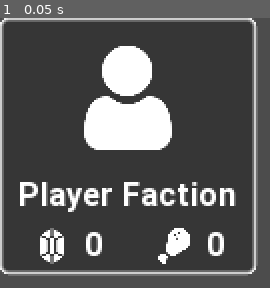
Above: before the commit, frame 1.
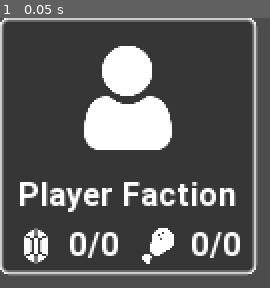
Above: after the commit, the same moment.

Repository: oatspear/obminion-hs
Game: Godot game, scene res://scenes/battle/ui/main/Commander.tscn
Two runs of this game, one before a commit and one after it. Both use one fixed random seed, a clock stepped at 60 frames per second and the inputs below. The project has no main scene, so this scene is started directly. The engine's default icon, where the game draws it, is replaced by a stand-in: a white triangle on a blue panel in a dark square.
Inputs:
- Up to frame 1 (0.05 s): no input

The runs differ from the first frame. In frame 1, 5.2% of the frame differs, in the area x 8-89%, y 77-92%.

Commit message:
Update Commander.tscn

Diff:
--- a/scenes/battle/ui/main/Commander.tscn
+++ b/scenes/battle/ui/main/Commander.tscn
@@ -17,13 +17,13 @@
 "_edit_use_anchors_": false
 }
 
-[node name="VBoxContainer" type="VBoxContainer" parent="."]
+[node name="Elements" type="VBoxContainer" parent="."]
 margin_left = 5.0
 margin_top = 5.0
 margin_right = 123.0
 margin_bottom = 126.0
 
-[node name="TextureRect" type="TextureRect" parent="VBoxContainer"]
+[node name="Portrait" type="TextureRect" parent="Elements"]
 margin_right = 118.0
 margin_bottom = 70.0
 rect_min_size = Vector2( 64, 64 )
@@ -33,7 +33,7 @@
 expand = true
 stretch_mode = 6
 
-[node name="Label" type="Label" parent="VBoxContainer"]
+[node name="NameLabel" type="Label" parent="Elements"]
 margin_top = 74.0
 margin_right = 118.0
 margin_bottom = 93.0
@@ -42,19 +42,21 @@
 align = 1
 clip_text = true
 
-[node name="HBoxContainer" type="HBoxContainer" parent="VBoxContainer"]
+[node name="Resources" type="HBoxContainer" parent="Elements"]
 margin_top = 97.0
 margin_right = 118.0
 margin_bottom = 121.0
 alignment = 1
 
-[node name="Gold" parent="VBoxContainer/HBoxContainer" instance=ExtResource( 3 )]
+[node name="Gold" parent="Elements/Resources" instance=ExtResource( 3 )]
 margin_right = 57.0
 size_flags_horizontal = 3
 alignment = 1
+display_max = true
 
-[node name="Food" parent="VBoxContainer/HBoxContainer" instance=ExtResource( 2 )]
+[node name="Food" parent="Elements/Resources" instance=ExtResource( 2 )]
 margin_left = 61.0
 margin_right = 118.0
 size_flags_horizontal = 3
 alignment = 1
+display_max = true
